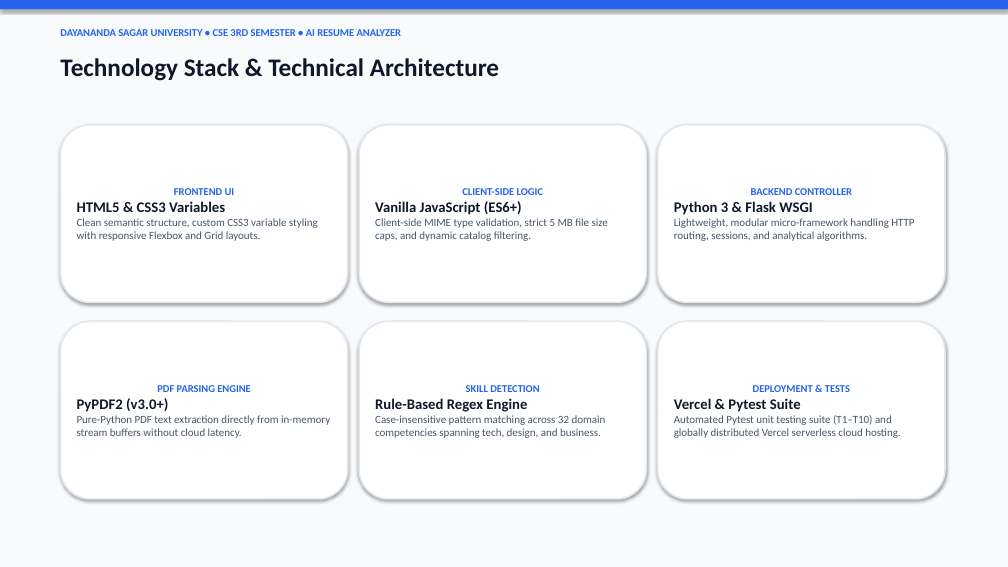
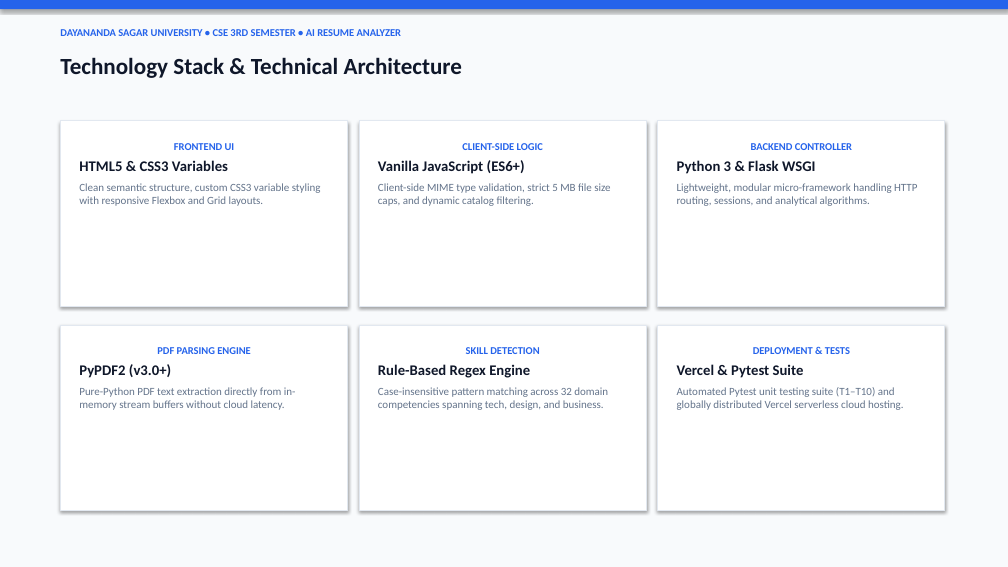
Before and after one commit to geetesh525-glitch/campus-ai-project-assistant, a slide deck: slide 4 of resume_analyzer_project/AI_Resume_Analyzer_Presentation.pptx. Drawn at 1008x567 pixels with LibreOffice and Linux fonts; fonts in the diff are those of the drawing. Boxes give left, top, right and bottom in pixels: in the first picture for what was removed or moved away, otherwise in the second. Text is boxed around its words. In the diff, an @@ line names an element or a change of style, - is before the commit and + after.

```diff
--- a/resume_analyzer_project/AI_Resume_Analyzer_Presentation.pptx
+++ b/resume_analyzer_project/AI_Resume_Analyzer_Presentation.pptx
@@ text "Technology Stack & Technical Architecture" at (60, 57, 462, 78): size 24 to 22 pt @@
@@ rectangle "FRONTEND UI": place and size @@
-rectangle "FRONTEND UI" at (60, 125, 348, 302)
+rectangle "FRONTEND UI" at (60, 121, 348, 306)
@@ rectangle "FRONTEND UI" at (60, 121, 348, 306): text colour #475569 to #64748B in "Clean semantic structure, custom CSS3 variable styling ..."; more space between paragraphs; vertical alignment middle to top; rounded rectangle to rectangle; outline #E2E8F0 1.5 pt to #E2E8F0 1 pt @@
@@ rectangle "CLIENT-SIDE LOGIC": place and size @@
-rectangle "CLIENT-SIDE LOGIC" at (359, 125, 647, 302)
+rectangle "CLIENT-SIDE LOGIC" at (359, 121, 647, 306)
@@ rectangle "CLIENT-SIDE LOGIC" at (359, 121, 647, 306): text colour #475569 to #64748B in "Client-side MIME type validation, strict 5 MB ..."; more space between paragraphs; vertical alignment middle to top; rounded rectangle to rectangle; outline #E2E8F0 1.5 pt to #E2E8F0 1 pt @@
@@ rectangle "BACKEND CONTROLLER": place and size @@
-rectangle "BACKEND CONTROLLER" at (658, 125, 945, 302)
+rectangle "BACKEND CONTROLLER" at (658, 121, 945, 306)
@@ rectangle "BACKEND CONTROLLER" at (658, 121, 945, 306): text colour #475569 to #64748B in "Lightweight, modular micro-framework handling HTTP routing,  ..."; more space between paragraphs; vertical alignment middle to top; rounded rectangle to rectangle; outline #E2E8F0 1.5 pt to #E2E8F0 1 pt @@
@@ rectangle "PDF PARSING ENGINE": place and size @@
-rectangle "PDF PARSING ENGINE" at (60, 321, 348, 499)
+rectangle "PDF PARSING ENGINE" at (60, 325, 348, 510)
@@ rectangle "PDF PARSING ENGINE" at (60, 325, 348, 510): text colour #475569 to #64748B in "Pure-Python PDF text extraction directly from in-memory ..."; more space between paragraphs; vertical alignment middle to top; rounded rectangle to rectangle; outline #E2E8F0 1.5 pt to #E2E8F0 1 pt @@
@@ rectangle "SKILL DETECTION": place and size @@
-rectangle "SKILL DETECTION" at (359, 321, 647, 499)
+rectangle "SKILL DETECTION" at (359, 325, 647, 510)
@@ rectangle "SKILL DETECTION" at (359, 325, 647, 510): text colour #475569 to #64748B in "Case-insensitive pattern matching across 32 domain competenc ..."; more space between paragraphs; vertical alignment middle to top; rounded rectangle to rectangle; outline #E2E8F0 1.5 pt to #E2E8F0 1 pt @@
@@ rectangle "DEPLOYMENT & TESTS": place and size @@
-rectangle "DEPLOYMENT & TESTS" at (658, 321, 945, 499)
+rectangle "DEPLOYMENT & TESTS" at (658, 325, 945, 510)
@@ rectangle "DEPLOYMENT & TESTS" at (658, 325, 945, 510): text colour #475569 to #64748B in "Automated Pytest unit testing suite (T1–T10) and ..."; more space between paragraphs; vertical alignment middle to top; rounded rectangle to rectangle; outline #E2E8F0 1.5 pt to #E2E8F0 1 pt @@
```
Also in this commit, not shown: 9 other slides changed, 2 other files.
